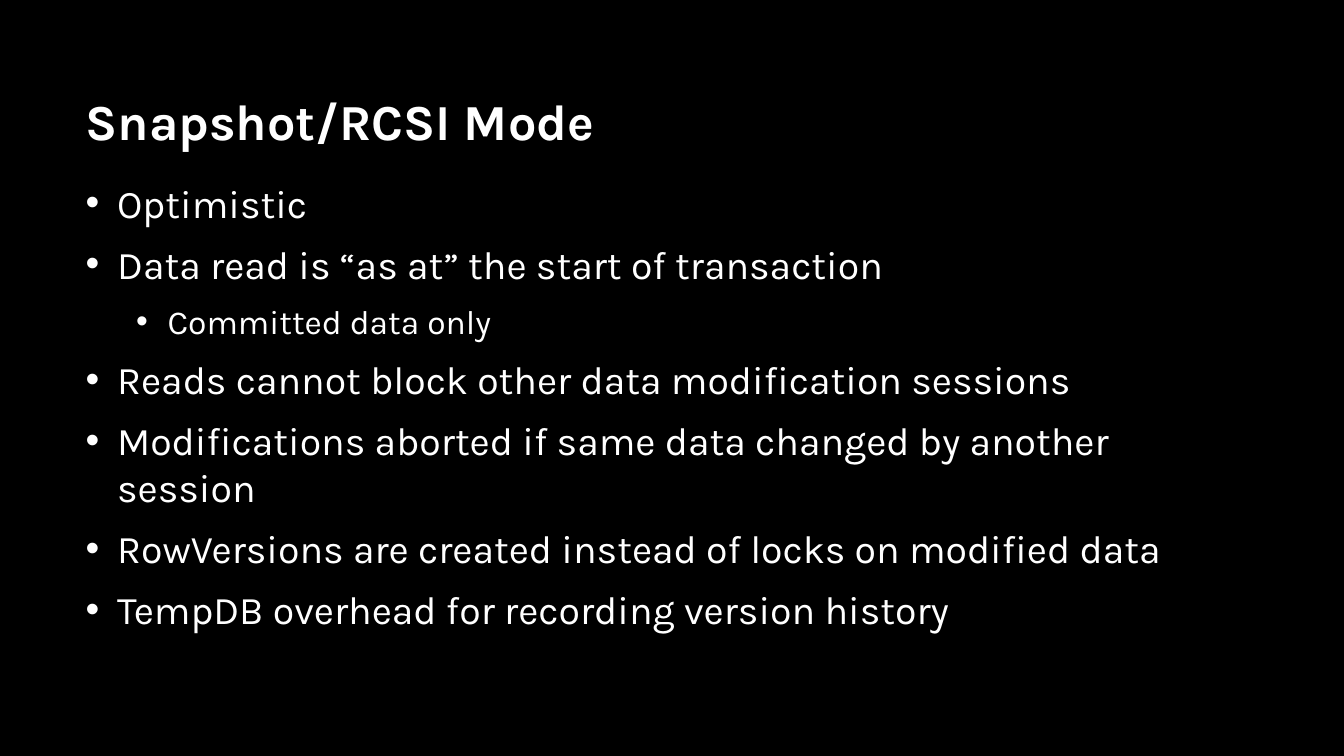
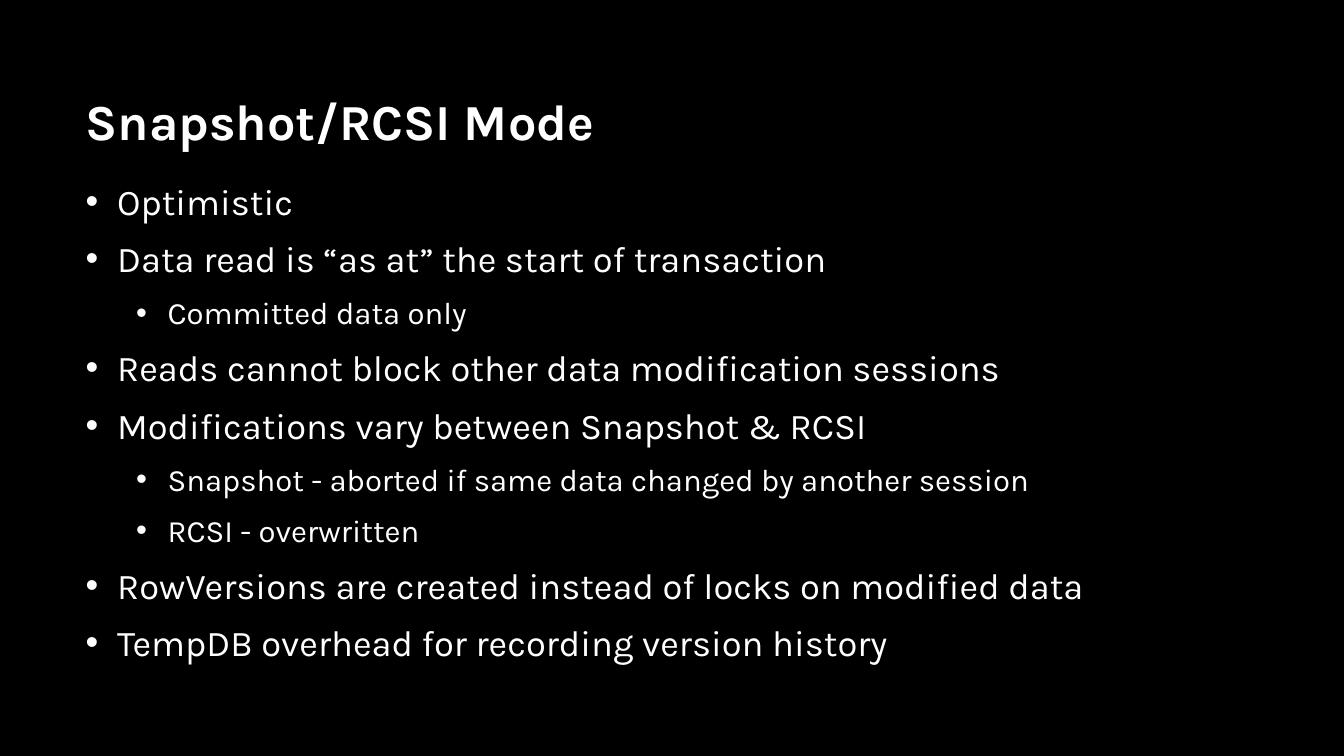
Before and after one commit to sabinio/SQLTraining, a slide deck: slide 40 of Slides/2. Locking.pptx (slide 41 before the commit). Drawn at 1344x756 pixels with LibreOffice and Linux fonts; fonts in the diff are those of the drawing; background and template pictures are left out. Boxes give left, top, right and bottom in pixels: in the first picture for what was removed or moved away, otherwise in the second. Text is boxed around its words. In the diff, an @@ line names an element or a change of style, - is before the commit and + after.

```diff
--- a/Slides/2. Locking.pptx
+++ b/Slides/2. Locking.pptx
@@ text at (117,190,1083,657): size 28 to 25.9 pt in "Optimistic", "Data read is “as at” the start ...", "Reads cannot block other data modification sessions", "RowVersions are created instead of locks on ..." and 1 more places; size 24 to 22.2 pt in "Committed data only" @@
@@ text at (117,414,1029,543): text changed; size 28 to 22.2 pt @@
-• Modifications aborted if same data changed by another session
+• Modifications vary between Snapshot & RCSI
+  • Snapshot - aborted if same data changed by another session
+  • RCSI - overwritten
```
Also in this commit, not shown: 1 slide removed, 4 other files.
